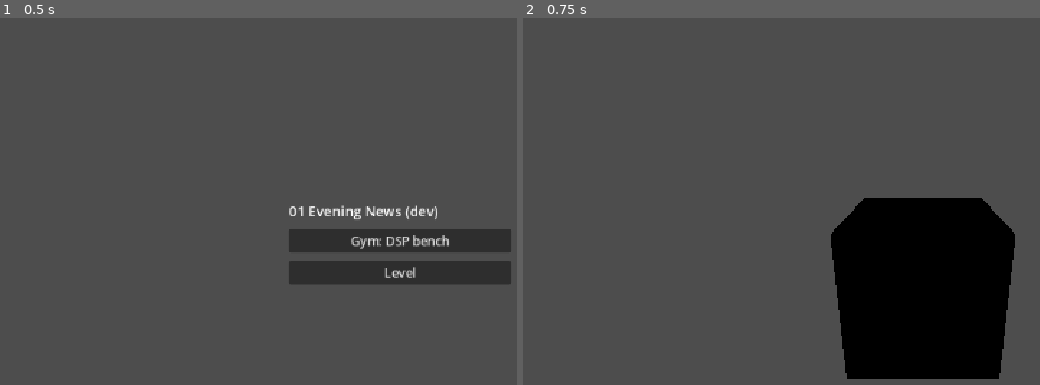
Above: before the commit, frames 1-2 (left to right).
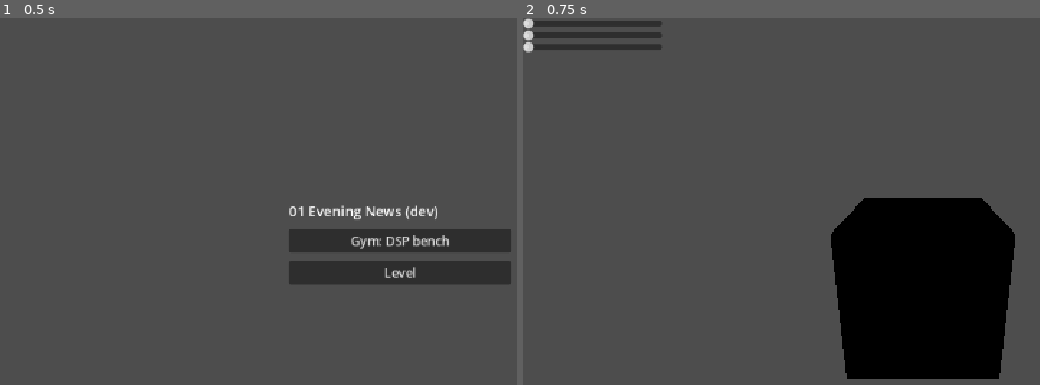
Above: after the commit, the same moments.

Repository: morphingcoffee/git-gud
Game: Godot game, scene res://scenes/boot.tscn
Same seed, same stepped clock (60 frames per second), same inputs: the game is played once before the commit and once after it.
Inputs:
- Up to frame 1 (0.5 s): no input
- Up to frame 2 (0.75 s): click "Gym: DSP bench" at 0.5 s

Frame 1 is identical in both runs. In frame 2, 1.3% of the frame differs, in the area x 0-27%, y 0-10%.

Commit message:
wire crt sliders to bench dsp chain for amplify bandpass and pan

Diff:
--- a/katas/godot/01_evening_news/default_bus_layout.tres
+++ b/katas/godot/01_evening_news/default_bus_layout.tres
@@ -1,4 +1,13 @@
 [gd_resource type="AudioBusLayout" format=3 uid="uid://dee03v42mcg1a"]
+
+[sub_resource type="AudioEffectAmplify" id="AudioEffectAmplify_j3pel"]
+resource_name = "Amplify"
+
+[sub_resource type="AudioEffectBandPassFilter" id="AudioEffectBandPassFilter_j3pel"]
+resource_name = "BandPassFilter"
+
+[sub_resource type="AudioEffectPanner" id="AudioEffectPanner_j3pel"]
+resource_name = "Panner"
 
 [resource]
 bus/1/name = &"Bench"
@@ -7,3 +16,9 @@
 bus/1/bypass_fx = false
 bus/1/volume_db = 0.0
 bus/1/send = &"Master"
+bus/1/effect/0/effect = SubResource("AudioEffectAmplify_j3pel")
+bus/1/effect/0/enabled = true
+bus/1/effect/1/effect = SubResource("AudioEffectBandPassFilter_j3pel")
+bus/1/effect/1/enabled = true
+bus/1/effect/2/effect = SubResource("AudioEffectPanner_j3pel")
+bus/1/effect/2/enabled = true
--- /dev/null
+++ b/katas/godot/01_evening_news/scenes/components/crt.gd
@@ -0,0 +1,37 @@
+extends Node3D
+
+const RANGES := {
+	"bandpass_hz": Vector2(200.0, 8000.0),
+	"amp_db": Vector2(-20.0, 10.0),
+	"pan": Vector2(-1.0, 1.0),
+}
+
+@onready var amplify: AudioEffectAmplify = AudioServer.get_bus_effect(
+	AudioServer.get_bus_index("Bench"),
+	0
+)
+
+@onready var bandpass: AudioEffectBandPassFilter = AudioServer.get_bus_effect(
+	AudioServer.get_bus_index("Bench"),
+	1
+)
+
+@onready var panner: AudioEffectPanner = AudioServer.get_bus_effect(
+	AudioServer.get_bus_index("Bench"),
+	2
+)
+
+func _on_bandpass_value_changed(value: float) -> void:
+	bandpass.cutoff_hz = _map_range(RANGES["bandpass_hz"], value)
+
+func _on_amplify_value_changed(value: float) -> void:
+	amplify.volume_db = _map_range(RANGES["amp_db"], value)
+
+func _on_panner_value_changed(value: float) -> void:
+	panner.pan = _map_range(RANGES["pan"], value)
+
+func _map_range(range: Vector2, fraction: float) -> float:
+	var f = clamp(fraction, 0.0, 1.0)
+	if not is_equal_approx(f, fraction):
+		print("Warning: clamp applied")
+	return lerpf(range.x, range.y, f)
--- a/katas/godot/01_evening_news/scenes/components/crt.tscn
+++ b/katas/godot/01_evening_news/scenes/components/crt.tscn
@@ -1,10 +1,12 @@
 [gd_scene format=3 uid="uid://b8a8swu33e1ca"]
 
 [ext_resource type="AudioStream" uid="uid://ci4pah0dqtvb7" path="res://audio/822361__denispavlovmusic__denis-pavlov_smooth-jazz-loop_80bpm.ogg" id="1_ljtm0"]
+[ext_resource type="Script" uid="uid://cdyv5ct60fchu" path="res://scenes/components/crt.gd" id="1_ty1ej"]
 
 [sub_resource type="BoxMesh" id="BoxMesh_mpa8s"]
 
 [node name="Crt" type="Node3D" unique_id=404698326]
+script = ExtResource("1_ty1ej")
 
 [node name="AudioStreamPlayer3D" type="AudioStreamPlayer3D" parent="." unique_id=122183588]
 stream = ExtResource("1_ljtm0")
@@ -13,3 +15,30 @@
 
 [node name="MeshInstance3D" type="MeshInstance3D" parent="." unique_id=365195417]
 mesh = SubResource("BoxMesh_mpa8s")
+
+[node name="BandpassSlider" type="HSlider" parent="." unique_id=1945197942]
+custom_minimum_size = Vector2(200, 0)
+offset_right = 8.0
+offset_bottom = 16.0
+max_value = 1.0
+step = 0.01
+
+[node name="AmplifySlider" type="HSlider" parent="." unique_id=846360138]
+custom_minimum_size = Vector2(200, 0)
+offset_top = 17.0
+offset_right = 200.0
+offset_bottom = 33.0
+max_value = 1.0
+step = 0.01
+
+[node name="PannerSlider" type="HSlider" parent="." unique_id=759431224]
+custom_minimum_size = Vector2(200, 0)
+offset_top = 34.0
+offset_right = 200.0
+offset_bottom = 50.0
+max_value = 1.0
+step = 0.01
+
+[connection signal="value_changed" from="BandpassSlider" to="." method="_on_bandpass_value_changed"]
+[connection signal="value_changed" from="AmplifySlider" to="." method="_on_amplify_value_changed"]
+[connection signal="value_changed" from="PannerSlider" to="." method="_on_panner_value_changed"]
Not shown, added: katas/godot/01_evening_news/scenes/components/crt.gd.uid
Not shown, changed: katas/godot/01_evening_news/learning-log.md
